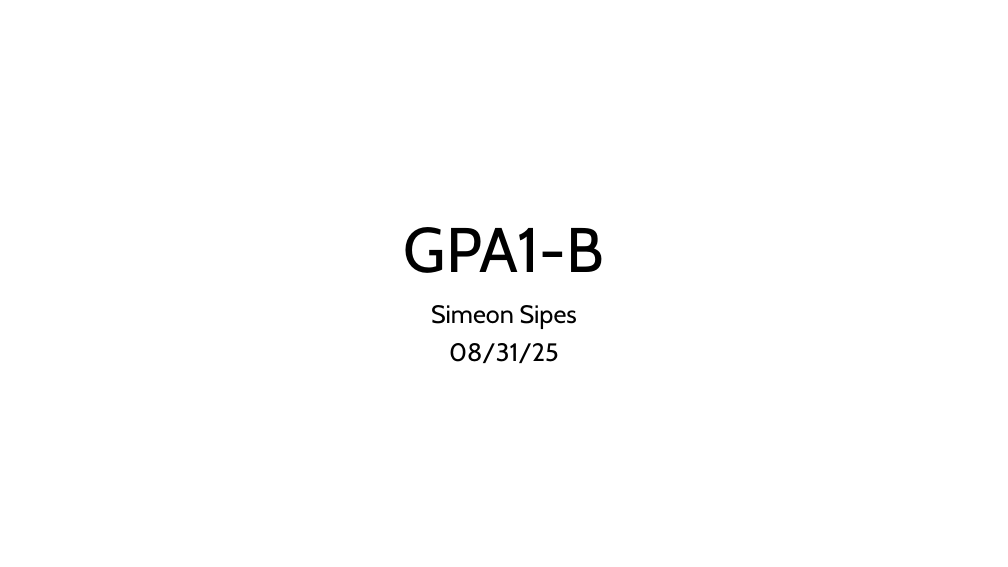
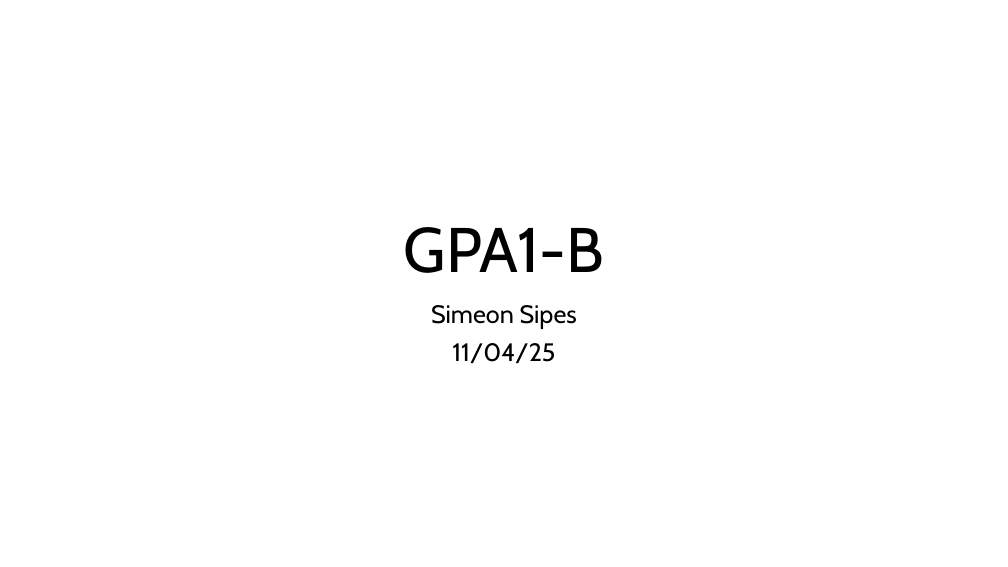
Before and after one commit to Simeon28S/CTS2456CRepo, a slide deck: slide 1 of SipesSimeon_GPA1-B.pptx. Drawn at 1008x567 pixels with LibreOffice and Linux fonts; fonts in the diff are those of the drawing. Boxes give left, top, right and bottom in pixels: in the first picture for what was removed or moved away, otherwise in the second. Text is boxed around its words. In the diff, an @@ line names an element or a change of style, - is before the commit and + after.

Commit message:
modified the date in GPA1-B

```diff
--- a/SipesSimeon_GPA1-B.pptx
+++ b/SipesSimeon_GPA1-B.pptx
@@ subtitle at [452, 343, 555, 363]: text changed @@
-08/31/25
+11/04/25
```
